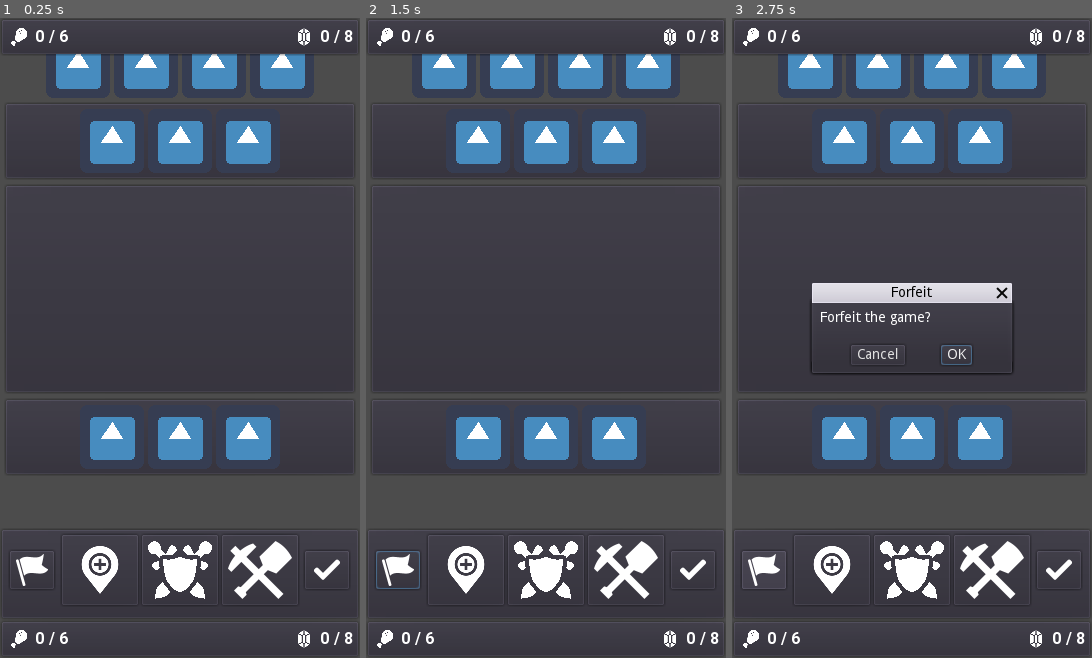
Above: before the commit, frames 1-3 (left to right).
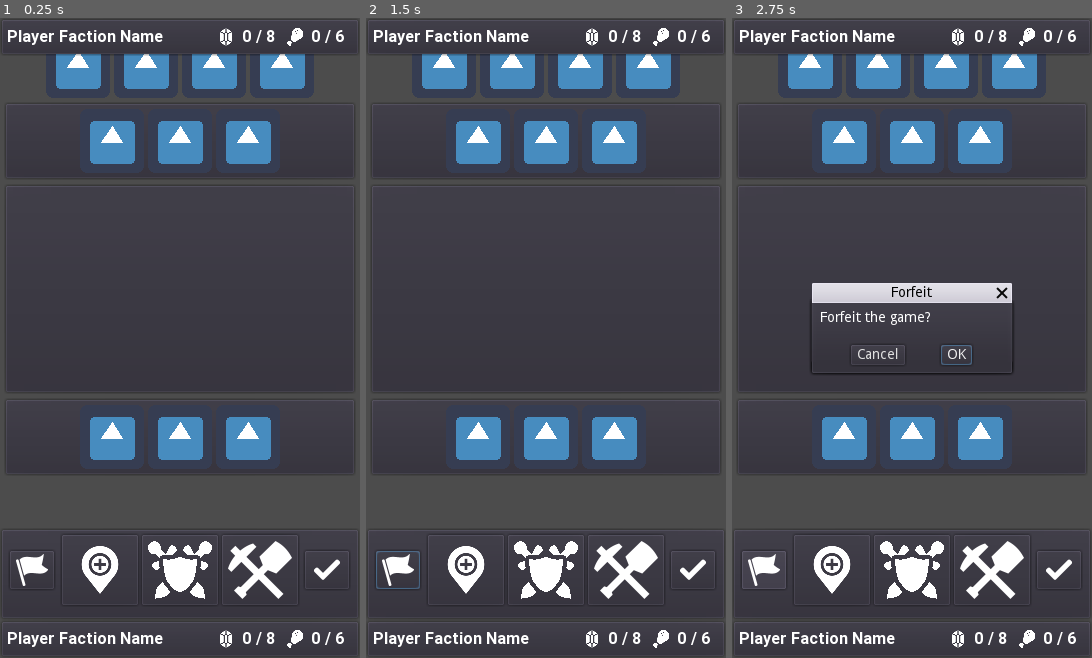
Above: after the commit, the same moments.

Repository: oatspear/obminion-hs
Game: Godot game, scene res://scenes/GuiSketch.tscn
The game is run twice, just before and just after one commit, with the same random seed, the same clock (stepped at 60 frames per second) and the same inputs. The project has no main scene, so this scene is started directly. The engine's default icon, where the game draws it, is replaced by a stand-in: a white triangle on a blue panel in a dark square.
Inputs (mouse positions are in pixels of both pictures, inside the frame that each line leads up to):
- Up to frame 1 (0.25 s): no input
- Up to frame 2 (1.5 s): click (398, 568) at 0.5 s; click "OK" at 1.25 s
- Up to frame 3 (2.75 s): click (764, 568) at 2 s

The runs differ from the first frame. In frame 1, 1.6% of the frame differs, in the area x 2-99%, y 1-99%; in frame 2, 1.6%; in frame 3, 1.6%.

Commit message:
Update ResourcePanel.tscn

Diff:
--- a/scenes/battle/components/ResourcePanel.tscn
+++ b/scenes/battle/components/ResourcePanel.tscn
@@ -13,19 +13,56 @@
 "_edit_use_anchors_": false
 }
 
-[node name="HBox" type="HBoxContainer" parent="."]
+[node name="Margin" type="MarginContainer" parent="."]
 margin_left = 7.0
 margin_top = 7.0
 margin_right = 353.0
 margin_bottom = 31.0
+custom_constants/margin_right = 8
 
-[node name="Food" type="HBoxContainer" parent="HBox"]
-margin_right = 171.0
+[node name="HBox" type="HBoxContainer" parent="Margin"]
+margin_right = 338.0
 margin_bottom = 24.0
+custom_constants/separation = 8
+
+[node name="PlayerName" type="Label" parent="Margin/HBox"]
+margin_top = 2.0
+margin_right = 199.0
+margin_bottom = 21.0
 size_flags_horizontal = 3
+custom_fonts/font = ExtResource( 3 )
+text = "Player Faction Name"
+
+[node name="Gold" type="HBoxContainer" parent="Margin/HBox"]
+margin_left = 207.0
+margin_right = 268.0
+margin_bottom = 24.0
+size_flags_vertical = 3
+alignment = 2
+
+[node name="Icon" type="TextureRect" parent="Margin/HBox/Gold"]
+margin_right = 24.0
+margin_bottom = 24.0
+rect_min_size = Vector2( 24, 24 )
+texture = ExtResource( 1 )
+expand = true
+stretch_mode = 5
+
+[node name="Label" type="Label" parent="Margin/HBox/Gold"]
+margin_left = 28.0
+margin_top = 2.0
+margin_right = 61.0
+margin_bottom = 21.0
+custom_fonts/font = ExtResource( 3 )
+text = "0 / 8"
+
+[node name="Food" type="HBoxContainer" parent="Margin/HBox"]
+margin_left = 276.0
+margin_right = 338.0
+margin_bottom = 24.0
 size_flags_vertical = 3
 
-[node name="Icon" type="TextureRect" parent="HBox/Food"]
+[node name="Icon" type="TextureRect" parent="Margin/HBox/Food"]
 margin_right = 24.0
 margin_bottom = 24.0
 rect_min_size = Vector2( 24, 24 )
@@ -33,35 +70,10 @@
 expand = true
 stretch_mode = 5
 
-[node name="Label" type="Label" parent="HBox/Food"]
+[node name="Label" type="Label" parent="Margin/HBox/Food"]
 margin_left = 28.0
 margin_top = 2.0
 margin_right = 62.0
 margin_bottom = 21.0
 custom_fonts/font = ExtResource( 3 )
 text = "0 / 6"
-
-[node name="Gold" type="HBoxContainer" parent="HBox"]
-margin_left = 175.0
-margin_right = 346.0
-margin_bottom = 24.0
-size_flags_horizontal = 3
-size_flags_vertical = 3
-alignment = 2
-
-[node name="Icon" type="TextureRect" parent="HBox/Gold"]
-margin_left = 110.0
-margin_right = 134.0
-margin_bottom = 24.0
-rect_min_size = Vector2( 24, 24 )
-texture = ExtResource( 1 )
-expand = true
-stretch_mode = 5
-
-[node name="Label" type="Label" parent="HBox/Gold"]
-margin_left = 138.0
-margin_top = 2.0
-margin_right = 171.0
-margin_bottom = 21.0
-custom_fonts/font = ExtResource( 3 )
-text = "0 / 8"
